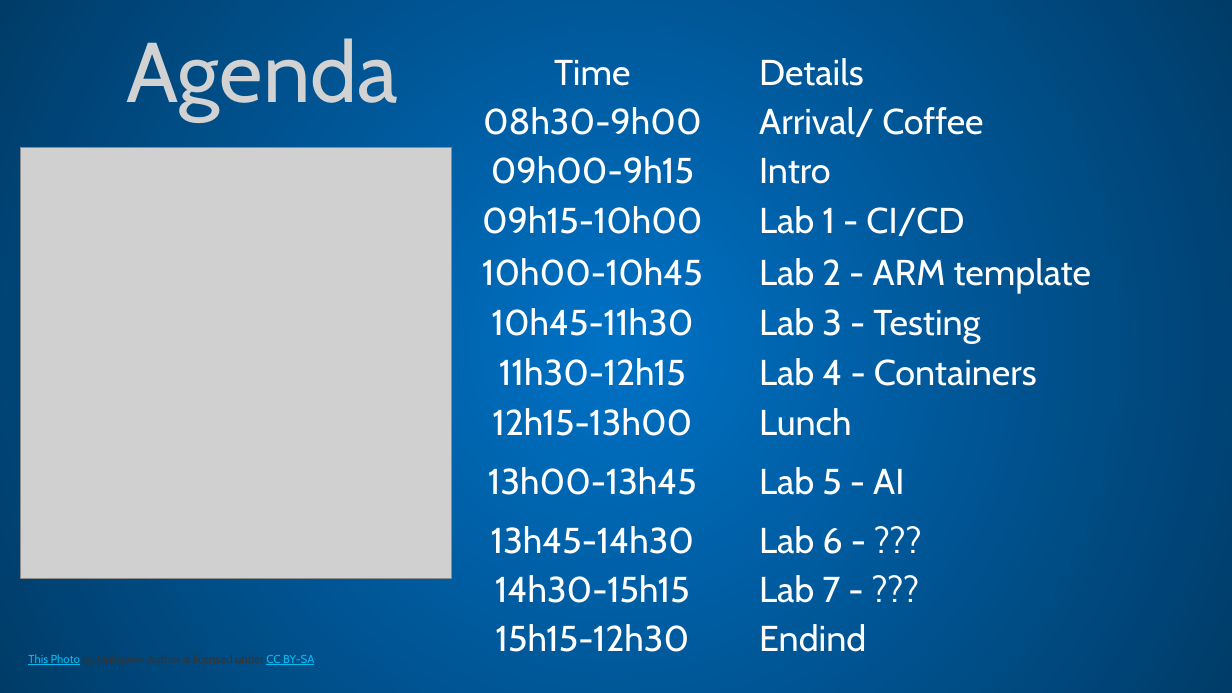
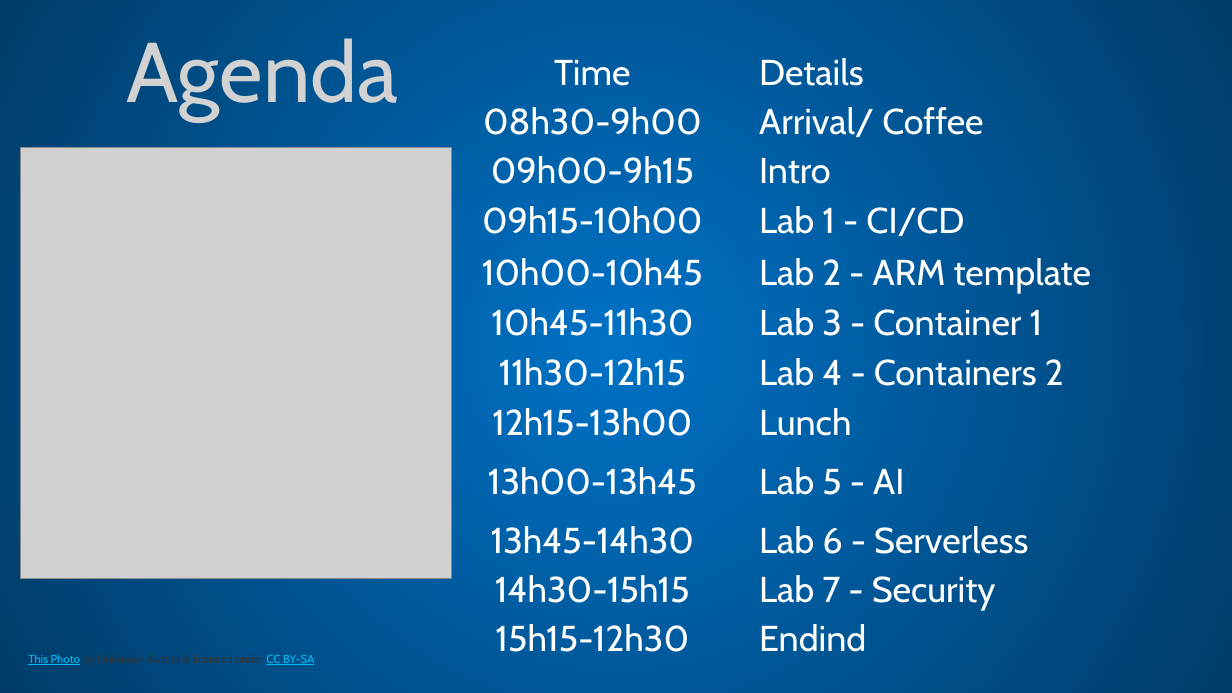
Before and after one commit to MSDEVMTL/GlobalAzureBootcamp-2019, a slide deck: slide 2 of Locations/Ottawa/Welcome.pptx. Drawn at 1232x693 pixels with LibreOffice and Linux fonts; fonts in the diff are those of the drawing; grey boxes stand for pictures; background and template pictures are left out. Boxes give left, top, right and bottom in pixels: in the first picture for what was removed or moved away, otherwise in the second. Text is boxed around its words. In the diff, an @@ line names an element or a change of style, - is before the commit and + after.

```diff
--- a/Locations/Ottawa/Welcome.pptx
+++ b/Locations/Ottawa/Welcome.pptx
@@ table at (x1=431, y1=48, x2=1179, y2=659) @@
-row 6, column 2: Lab 3 - Testing
+row 6, column 2: Lab 3 - Container 1
-row 7, column 2: Lab 4 - Containers
+row 7, column 2: Lab 4 - Containers 2
-row 10, column 2: Lab 6 - ???
+row 10, column 2: Lab 6 - Serverless
-row 11, column 2: Lab 7 - ???
+row 11, column 2: Lab 7 - Security
```
Also in this commit, not shown: 4 slides added, 3 other files.
